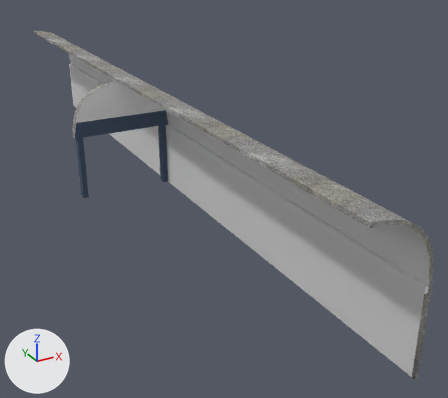
The glTF model public/models/airWindowOnly/wall.glb: old version first, new version second.
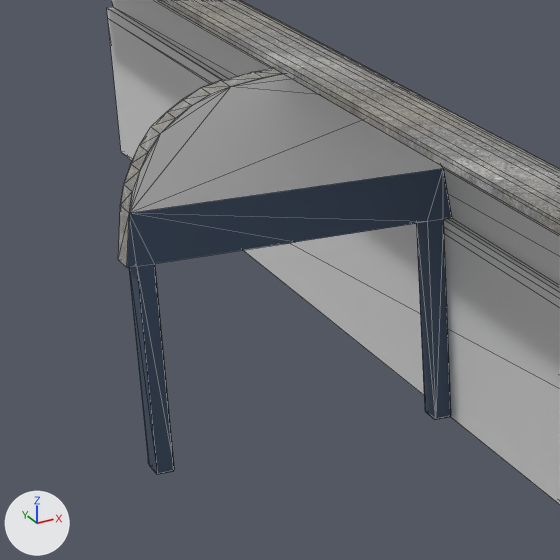
Each version is shown whole from a 50 mm lens placed at (-7.15, -20.35, 8.91), pointed at (2.63, -2.57, 0.02), then close up on the part from 9% to 44% of the width and 16% to 56% of the height. The axes (+X, +Y, +Z) are drawn at lower left. The lights are the same throughout. The last two pictures show the newer version. The close-ups show mesh edges as thin lines. Where no turn or scale is listed for an object, it has been applied to the vertices. Vertices at exactly the same position are counted once.

In view in the first close-up: '巷道_1', '巷道_2', '巷道_3', '巷道_6', '巷道_7'.
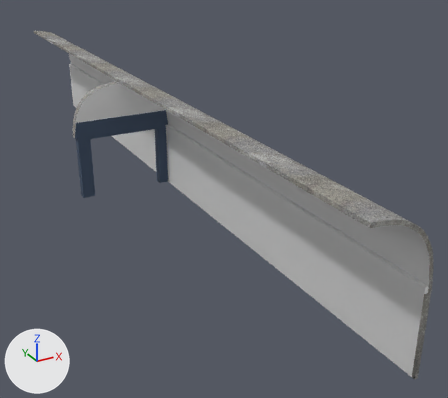
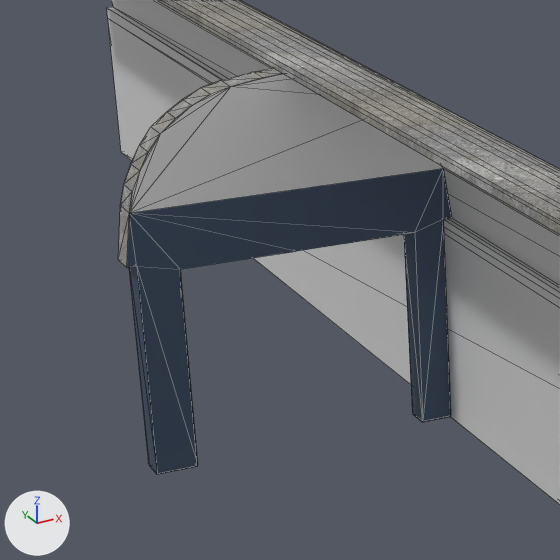
What differs and where, as boxes [x1, y1, x2, y2] in the close-ups (560 x 560 px; the box of a moved part takes in the faces that stretch with it):
```json
{"part": 1, "of": "me_mesh_3", "change": "moved or reshaped", "before": [134, 169, 443, 418], "after": [134, 169, 443, 421]}
{"part": 2, "of": "me_mesh_3", "change": "moved or reshaped", "before": [427, 227, 451, 419], "after": [414, 226, 451, 422]}
{"part": 3, "of": "me_mesh_3", "change": "moved or reshaped", "before": [131, 213, 422, 242], "after": [131, 213, 411, 251]}
{"part": 4, "of": "me_mesh_3", "change": "moved or reshaped", "before": [129, 213, 292, 465], "after": [129, 213, 295, 464]}
{"part": 5, "of": "me_mesh_3", "change": "moved or reshaped", "before": [137, 270, 174, 474], "after": [137, 269, 198, 474]}
```

Scene script edits in JSON lines:
```json
{"block": "me_mesh_3", "where": "me_mesh_3.from_pydata(...)  # 34 vertices, 58 faces; spans x -1.8..1.7, y 0.0..0.3, z -0.02..2.78"}
{"block": "me_mesh_3", "where": "# used by ob_巷道_6; location = (0.0, 0.0, 0.0)"}
{"block": "me_mesh_3", "change": "me_mesh_3 part 1: all 2 vertices in x 1.42, y 0.0..0.3, z 2.23 are moved by (-0.15, 0.0, -0.1)"}
{"block": "me_mesh_3", "change": "me_mesh_3 part 2: all 4 vertices in x 1.42, y 0.0..0.3, z -0.02..0.0 are moved by (-0.15, 0.0, 0.0)"}
{"block": "me_mesh_3", "change": "me_mesh_3 part 3: all 2 vertices in x -0.05, y 0.0..0.3, z 2.23 are moved by (0.0, 0.0, -0.1)"}
{"block": "me_mesh_3", "change": "me_mesh_3 part 4: all 2 vertices in x -1.52, y 0.0..0.3, z 2.23 are moved by (0.25, 0.0, -0.1)"}
{"block": "me_mesh_3", "change": "me_mesh_3 part 5: all 4 vertices in x -1.52, y 0.0..0.3, z -0.02..0.0 are moved by (0.25, 0.0, 0.0)"}
```
